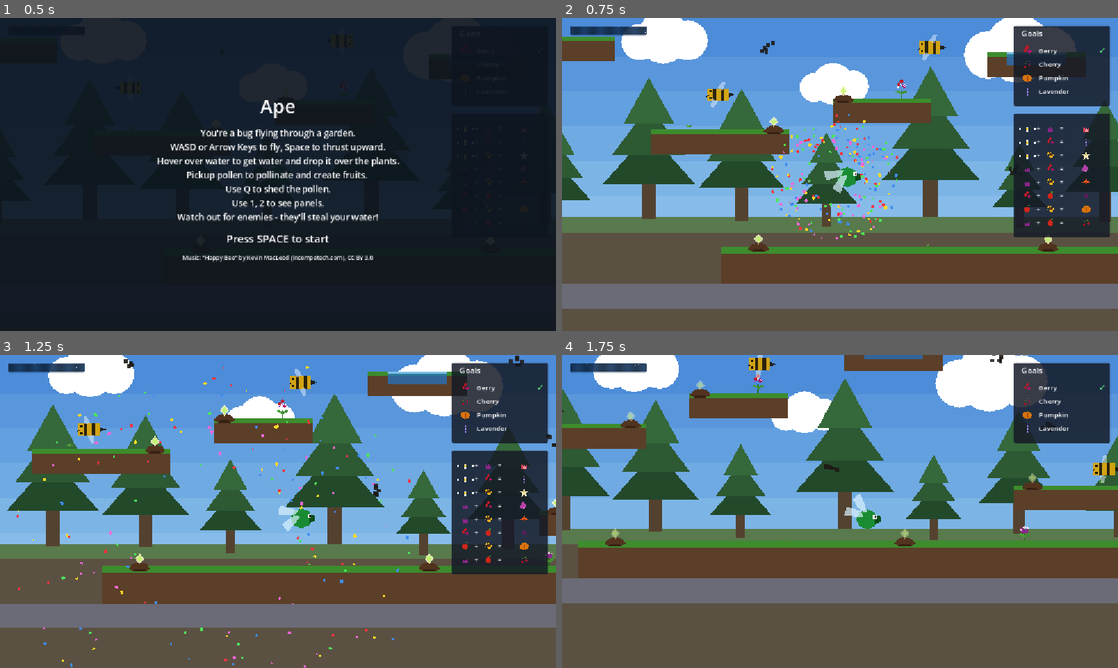
Above: before the commit, frames 1-4 (two rows, left to right).
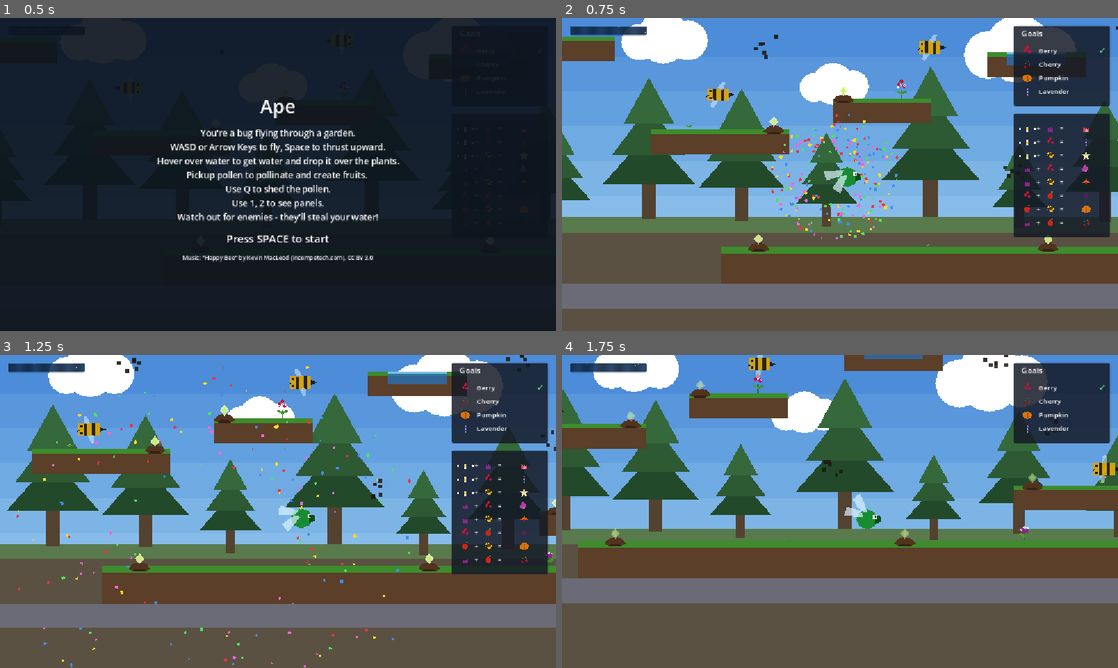
Above: after the commit, the same moments.

Repository: AntonioDrusin/ape
Game: Godot game, scene res://scenes/main.tscn
Same seed, same stepped clock (60 frames per second), same inputs: the game is played once before the commit and once after it.
Inputs:
- Up to frame 1 (0.5 s): no input
- Up to frame 2 (0.75 s): tap Space (use_proboscis) at 0.5 s; hold D (move_right) from 0.53 s (still down); tap Q (shed_pollen) at 0.6 s
- Up to frame 3 (1.25 s): keep holding D (move_right); tap Enter (ui_accept) at 0.77, 1.07 s
- Up to frame 4 (1.75 s): keep holding D (move_right); tap 1 (toggle_combo_chart) at 1.35 s; tap Enter (ui_accept) at 1.52 s

Frame 1 is identical in both runs. In frame 2, 0.1% of the frame differs, in the area x 34-100%, y 2-52%; in frame 3, 0.3%, in the area x 21-100%, y 0-46%; in frame 4, 0.2%.

Commit message:
Enlarge orbit

Diff:
--- a/ape/godot/scripts/enemy.gd
+++ b/ape/godot/scripts/enemy.gd
@@ -16,10 +16,10 @@
 @export var retarget_max: float = 2.2
 @export var steal_amount: float = 0.35
 @export var speck_orbit_center_spread: float = 4.0
-@export var speck_orbit_radius_min: float = 3.0
-@export var speck_orbit_radius_max: float = 7.0
+@export var speck_orbit_radius_min: float = 7.0
+@export var speck_orbit_radius_max: float = 16.0
 @export var speck_orbit_speed_min: float = 2.0
-@export var speck_orbit_speed_max: float = 5.0
+@export var speck_orbit_speed_max: float = 6.0
 
 @onready var visual: Node2D = $Visual
 @onready var steal_sound: AudioStreamPlayer2D = $StealSound
